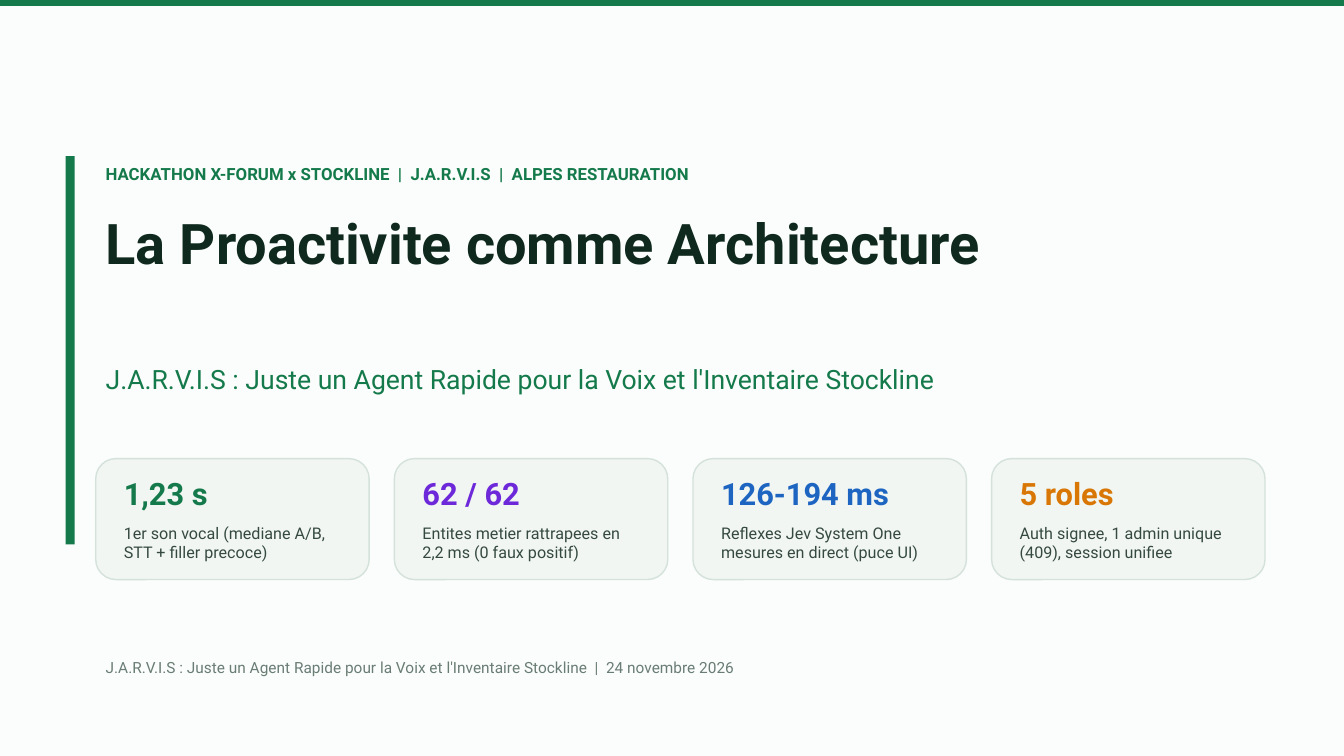
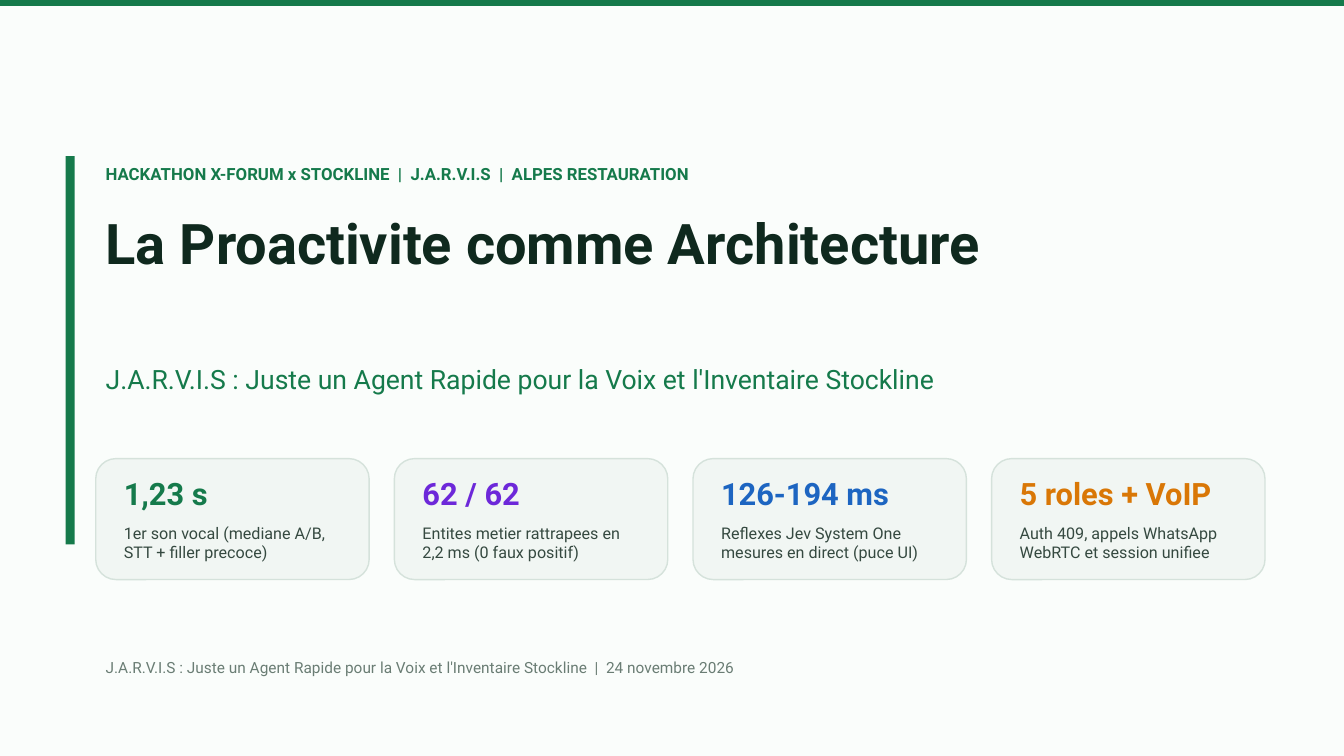
Before and after one commit to KpihX/stockline-jarvis, a slide deck: slide 1 of presentation/build/Stockline-JARVIS-Alpes-Restauration.pptx. Drawn at 1344x756 pixels with LibreOffice and Linux fonts; fonts in the diff are those of the drawing. Boxes give left, top, right and bottom in pixels: in the first picture for what was removed or moved away, otherwise in the second. Text is boxed around its words. In the diff, an @@ line names an element or a change of style, - is before the commit and + after.

```diff
--- a/presentation/build/Stockline-JARVIS-Alpes-Restauration.pptx
+++ b/presentation/build/Stockline-JARVIS-Alpes-Restauration.pptx
@@ text at [1020,482,1212,506]: text changed @@
-5 roles
+5 roles + VoIP
@@ text at [1020,527,1217,558]: text changed @@
-Auth signee, 1 admin unique (409), session unifiee
+Auth 409, appels WhatsApp WebRTC et session unifiee
```
Also in this commit, not shown: 4 other slides changed, 15 other files.
